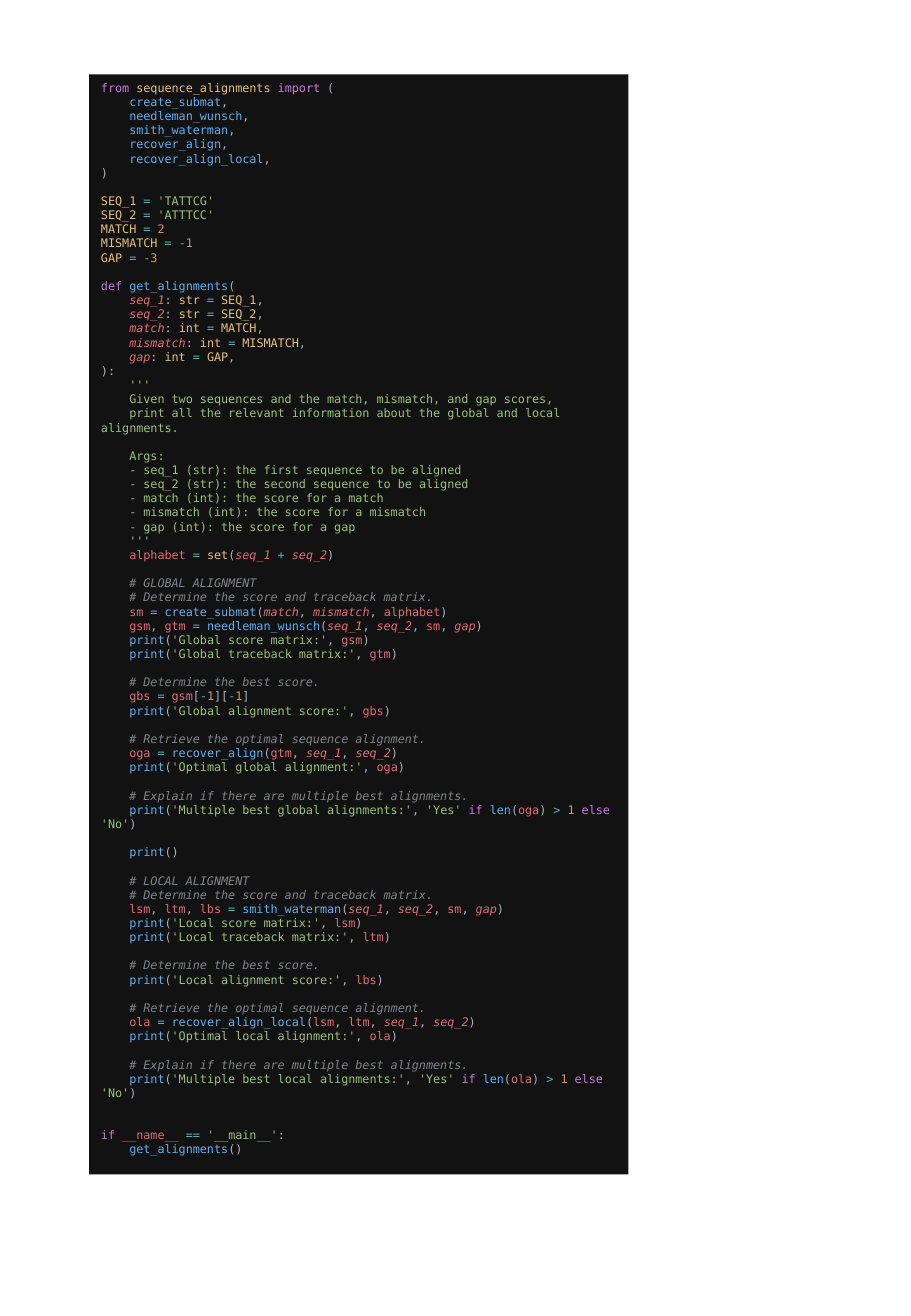
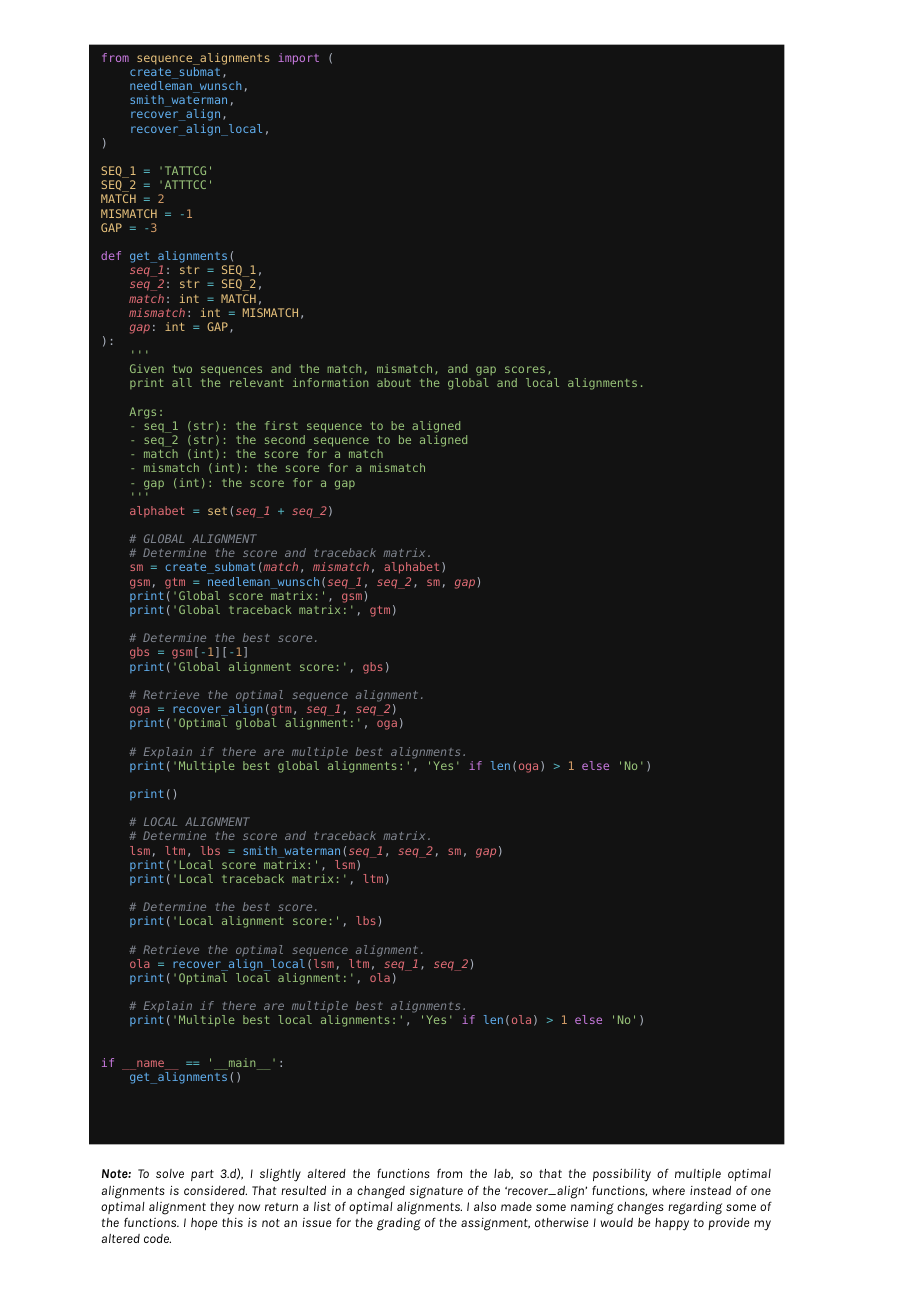
Before and after one commit to xdudaj02/Bioinformatics, a slide deck: slide 3 of task_2/solution.pptx. Drawn at 911x1316 pixels with LibreOffice and Linux fonts; fonts in the diff are those of the drawing. Boxes give left, top, right and bottom in pixels: in the first picture for what was removed or moved away, otherwise in the second. Text is boxed around its words. In the diff, an @@ line names an element or a change of style, - is before the commit and + after.

```diff
--- a/task_2/solution.pptx
+++ b/task_2/solution.pptx
@@ rectangle "from sequence_alignments import (": place and size @@
-rectangle "from sequence_alignments import (" at <box>89,74,628,1173</box>
+rectangle "from sequence_alignments import (" at <box>89,45,783,1144</box>
@@ text added at <box>101,1168,771,1243</box>, 8 pt, text #000000, italic @@
+Note: To solve part 3.d), I slightly altered the functions from the lab, so that the possibility of multiple optimal alignments is considered. That resulted in a changed signature of the ‘recover_align’ functions, where instead of one optimal alignment they now return a list of optimal alignments. I also made some naming changes regarding some of the functions. I hope this is not an issue for the grading of the assignment, otherwise I would be happy to provide my altered code.
```
Also in this commit, not shown: 1 other file.
